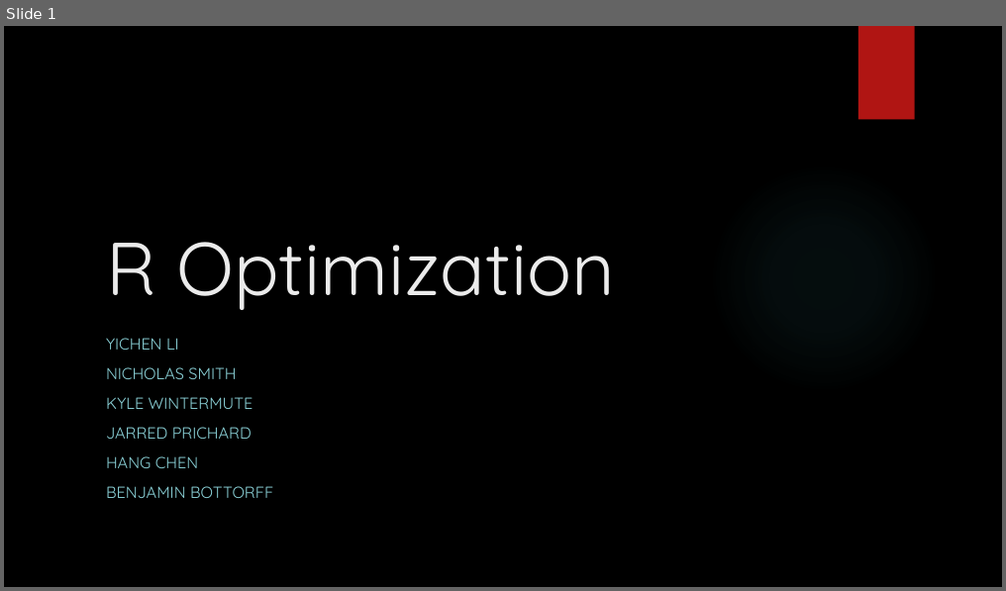
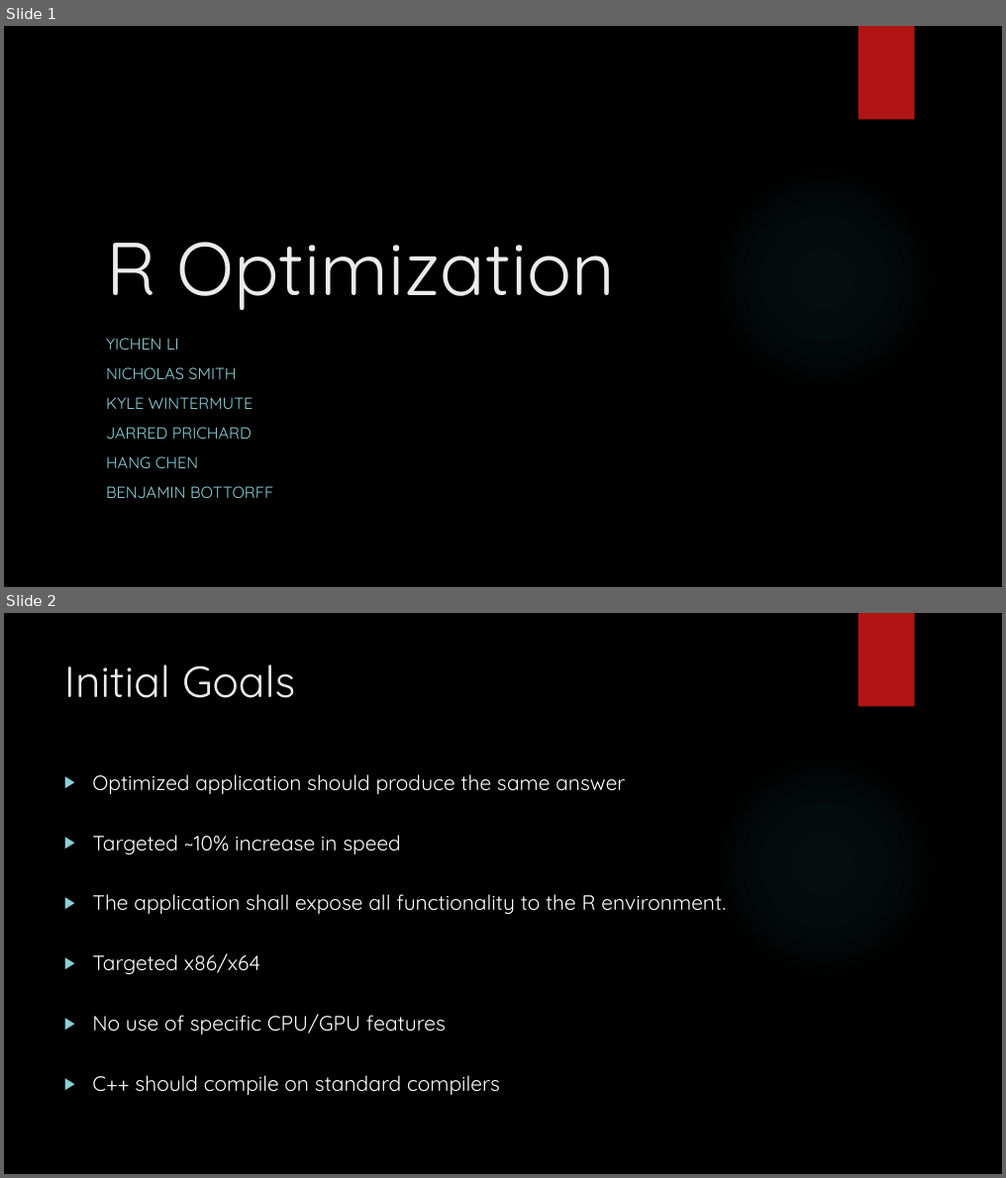
Before and after one commit to KWintermute/smp-project, a slide deck: se2presentation.pptx. Shown one above the other, each under a label of ours: slide 1 before the commit, slides 1 and 2 after it. The pictures are 1006x591 and 1006x1178 pixels, drawn with LibreOffice and Linux fonts; fonts in the diff are those of the drawing; background and template pictures are left out. Boxes give left, top, right and bottom in pixels: in the first picture for what was removed or moved away, otherwise in the second. Text is boxed around its words. In the diff, an @@ line names an element or a change of style, - is before the commit and + after.

```diff
--- a/se2presentation.pptx
+++ b/se2presentation.pptx
@@ slide 2 added at (4,613,1002,1174), background picture (left out); not listed: 2 template elements that a slide beside it also shows @@
@@ title added at (64,664,295,698), 42 pt, text #EBEBEB @@
+Initial Goals
@@ text added at (92,774,726,1095), 20 pt, text #FFFFFF @@
+▶ Optimized application should produce the same answer
+▶ Targeted ~10% increase in speed
+▶ The application shall expose all functionality to the R environment.
+▶ Targeted x86/x64
+▶ No use of specific CPU/GPU features
+▶ C++ should compile on standard compilers
```
Also in this commit, not shown: 1 slide changed, 5 other slides added, 4 slides removed.
